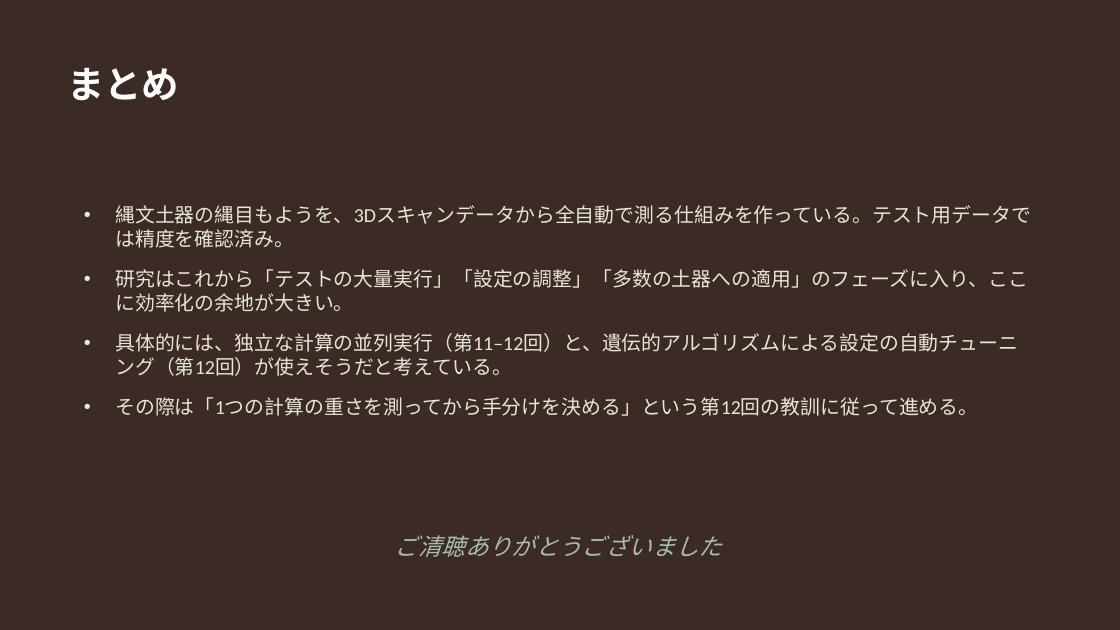
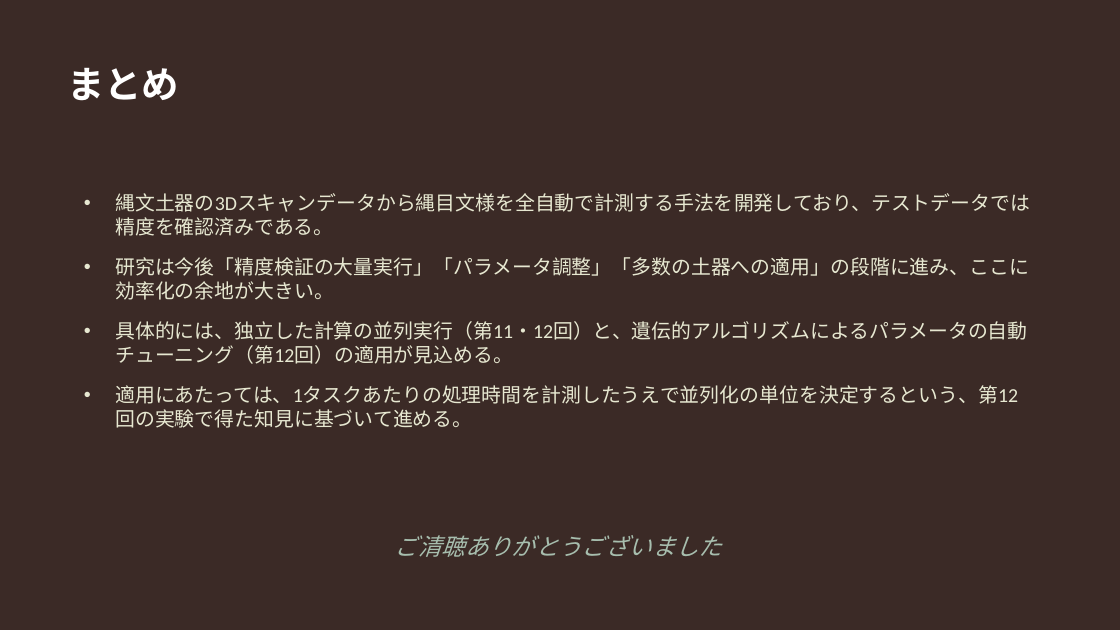
Before and after one commit to Ryusan09/MultivariatAanalysis, a slide deck: slide 9 of 13/第13回発表_修士研究と大規模計算.pptx. Drawn at 1120x630 pixels with LibreOffice and Linux fonts; fonts in the diff are those of the drawing. Boxes give left, top, right and bottom in pixels: in the first picture for what was removed or moved away, otherwise in the second. Text is boxed around its words. In the diff, an @@ line names an element or a change of style, - is before the commit and + after.

```diff
--- a/13/第13回発表_修士研究と大規模計算.pptx
+++ b/13/第13回発表_修士研究と大規模計算.pptx
@@ text at (115, 193, 1030, 428): text changed @@
-• 縄文土器の縄目もようを、3Dスキャンデータから全自動で測る仕組みを作っている。テスト用データでは精度を確認済み。
-• 研究はこれから「テストの大量実行」「設定の調整」「多数の土器への適用」のフェーズに入り、ここに効率化の余地が大きい。
-• 具体的には、独立な計算の並列実行（第11–12回）と、遺伝的アルゴリズムによる設定の自動チューニング（第12回）が使えそうだと考えている。
-• その際は「1つの計算の重さを測ってから手分けを決める」という第12回の教訓に従って進める。
+• 縄文土器の3Dスキャンデータから縄目文様を全自動で計測する手法を開発しており、テストデータでは精度を確認済みである。
+• 研究は今後「精度検証の大量実行」「パラメータ調整」「多数の土器への適用」の段階に進み、ここに効率化の余地が大きい。
+• 具体的には、独立した計算の並列実行（第11・12回）と、遺伝的アルゴリズムによるパラメータの自動チューニング（第12回）の適用が見込める。
+• 適用にあたっては、1タスクあたりの処理時間を計測したうえで並列化の単位を決定するという、第12回の実験で得た知見に基づいて進める。
```
Also in this commit, not shown: 8 other slides changed.
